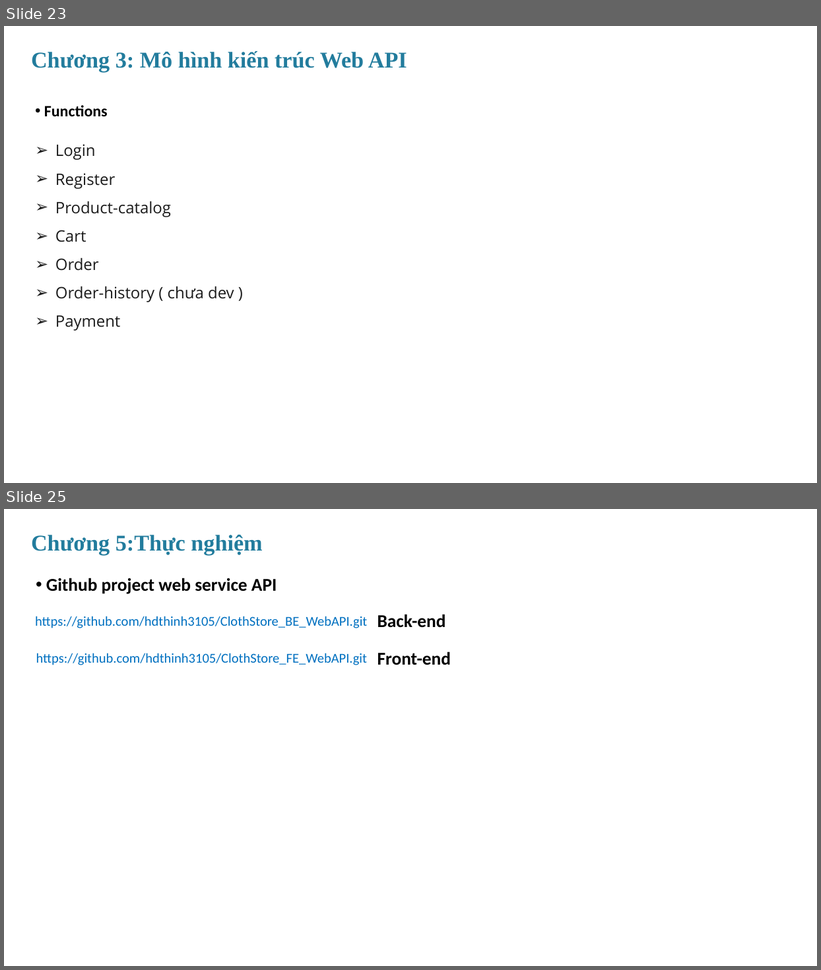
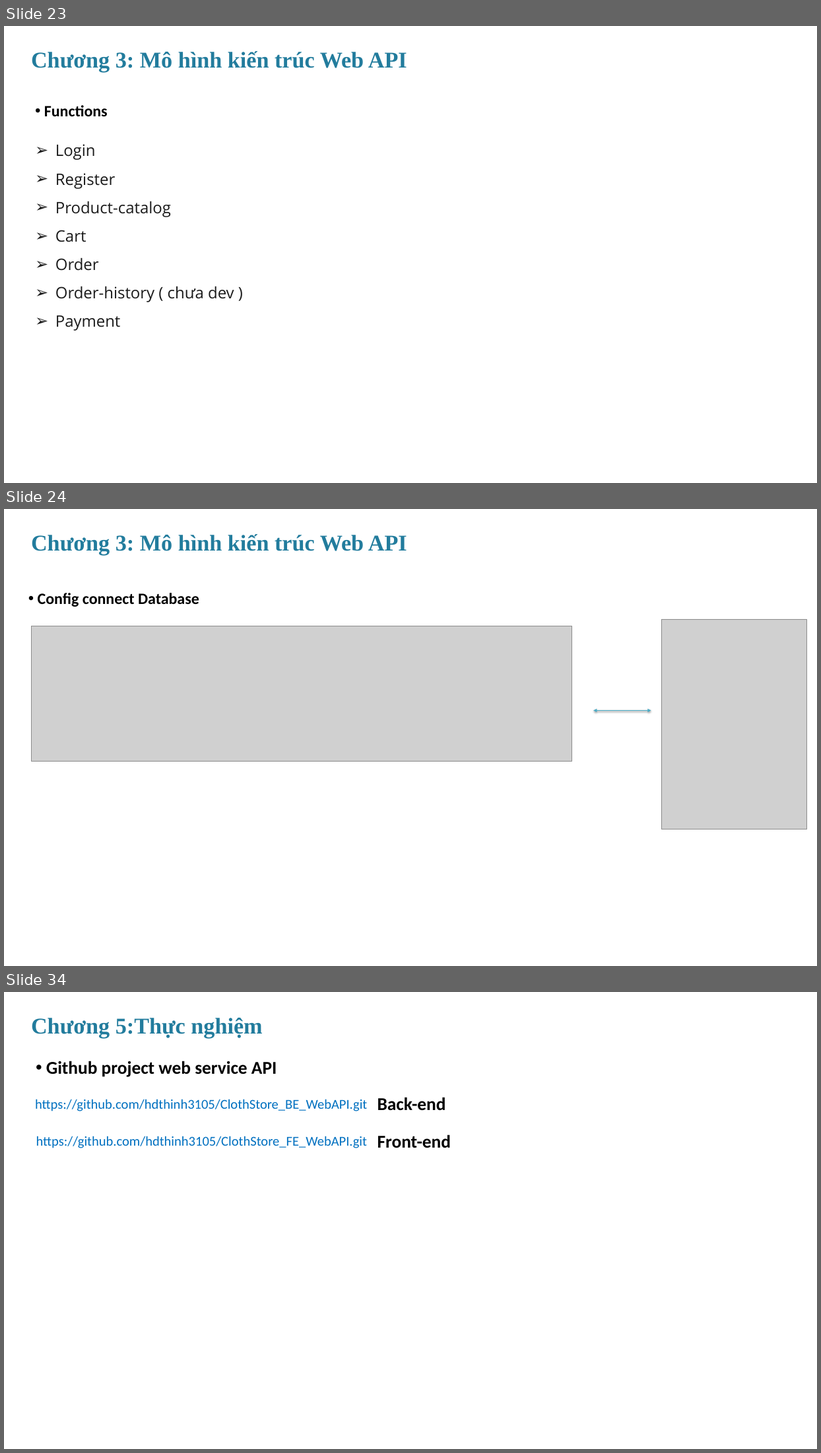
Before and after one commit to hdthinh3105/ClothStore_BE_MVC, a slide deck: document report/MVC_RestfulAPI.pptx. Shown one above the other, each under a label of ours: slides 23 and 25 before the commit, slides 23, 24 and 34 after it; the slides between them are not shown. The pictures are 821x970 and 821x1453 pixels, drawn with LibreOffice and Linux fonts; fonts in the diff are those of the drawing; grey boxes stand for pictures. Boxes give left, top, right and bottom in pixels: in the first picture for what was removed or moved away, otherwise in the second. Text is boxed around its words. In the diff, an @@ line names an element or a change of style, - is before the commit and + after.

```diff
--- a/document report/MVC_RestfulAPI.pptx
+++ b/document report/MVC_RestfulAPI.pptx
@@ slide 24 added at (4,509,817,966), background #FFFFFF @@
@@ text added at (31,534,407,555), 40 pt, text #227C9D, bold @@
+Chương 3: Mô hình kiến trúc Web API
@@ text added at (38,593,199,607), 28 pt, text #000000, bold @@
+• Config connect Database
@@ picture added at (31,626,572,762) @@
@@ picture added at (661,619,807,829) @@
@@ double arrow added from (593, 711) to (651, 711), #4BACC6 2 pt @@
@@ what was slide 25 is now slide 34 @@
```
Also in this commit, not shown: 2 slides changed, 8 other slides added, 1 other file.
